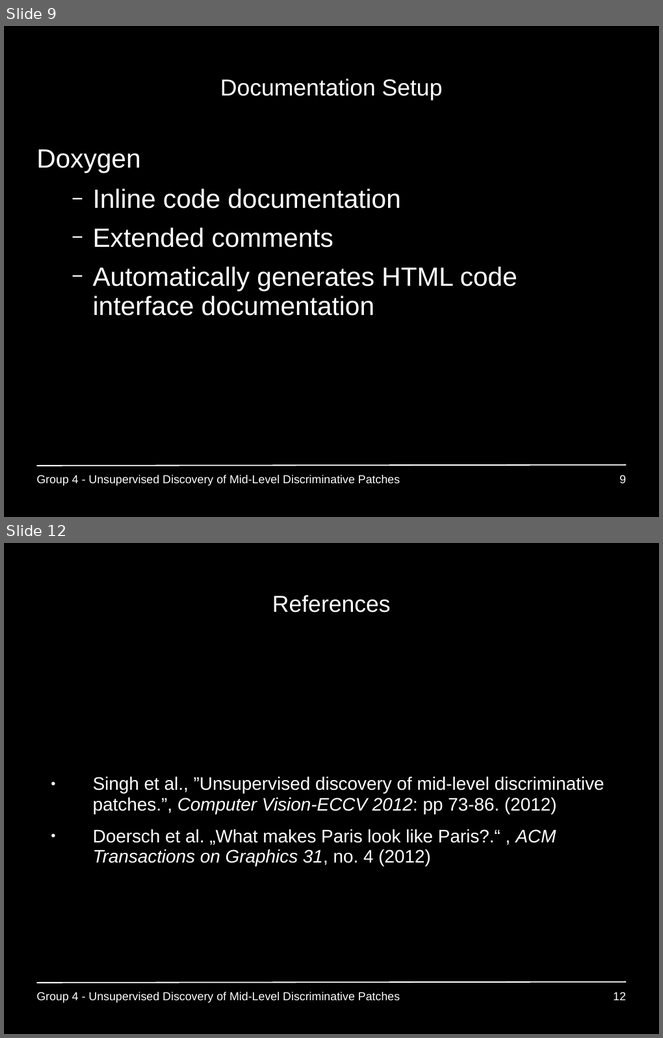
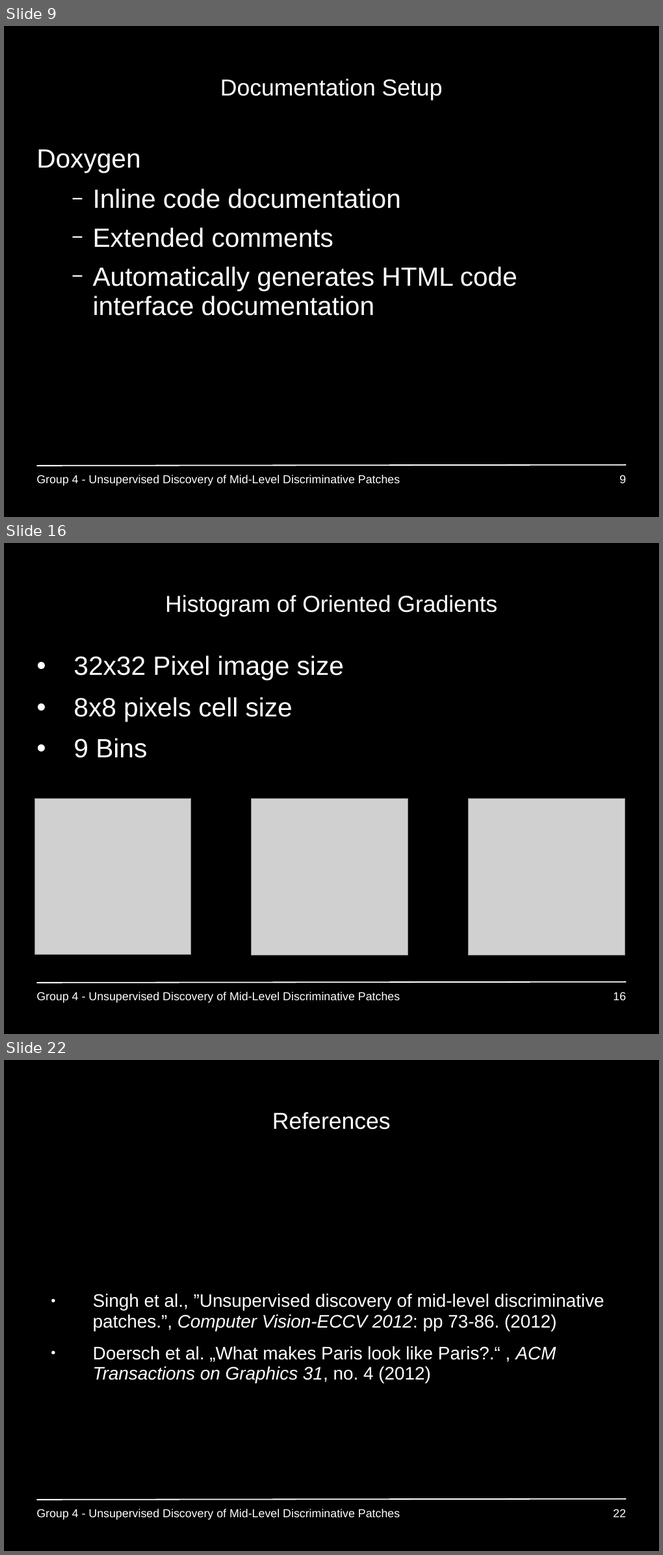
Before and after one commit to GiannisPapadopoulos/DiscriminativePatches, a slide deck: presentations/period2/MAI_Project1_Group4_p2.ppt. Shown one above the other, each under a label of ours: slides 9 and 12 before the commit, slides 9, 16 and 22 after it; the slides between them are not shown. The pictures are 663x1038 and 663x1555 pixels, drawn with LibreOffice and Linux fonts; fonts in the diff are those of the drawing; grey boxes stand for pictures; background and template pictures are left out. Boxes give left, top, right and bottom in pixels: in the first picture for what was removed or moved away, otherwise in the second. Text is boxed around its words. In the diff, an @@ line names an element or a change of style, - is before the commit and + after.

```diff
--- a/presentations/period2/MAI_Project1_Group4_p2.ppt
+++ b/presentations/period2/MAI_Project1_Group4_p2.ppt
@@ slide 16 added at box(4, 543, 659, 1034), background #000000; not listed: 1 template element that a slide beside it also shows @@
@@ title added at box(165, 595, 497, 616), 28 pt, text #FFFFFF @@
+Histogram of Oriented Gradients
@@ text added at box(74, 655, 344, 758), 32 pt, text #FFFFFF @@
+• 32x32 Pixel image size
+• 8x8 pixels cell size
+• 9 Bins
@@ picture added at box(35, 798, 191, 955) @@
@@ picture added at box(252, 798, 409, 955) @@
@@ picture added at box(468, 798, 625, 955) @@
@@ text added at box(36, 992, 400, 1003), 14 pt, text #FFFFFF @@
+Group 4 - Unsupervised Discovery of Mid-Level Discriminative Patches
@@ page number added at box(613, 992, 626, 1001), 14 pt, text #FFFFFF @@
+16
@@ what was slide 12 is now slide 22 @@
@@ page number at box(613, 1509, 626, 1518): text changed @@
-12
+22
```
Also in this commit, not shown: 2 slides changed, 9 other slides added, 35 other files.
